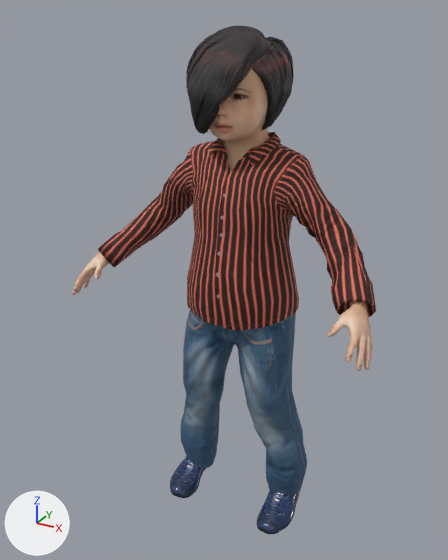
Before and after pictures for a commit that changed the glTF model models/makehuman/Biped/p08.glb.
Before and after are seen from a camera (50 mm lens) standing at (0.473, -0.944, 0.937) and looking at (-0.021, -0.047, 0.488). Arrows for +X, +Y and +Z are at lower left; the lights stay in place. The picture after the commit comes second.

Objects in the first picture: 'p08.bob01', 'p08.body', 'p08.male_casualsuit03', 'p08.shoes06'.
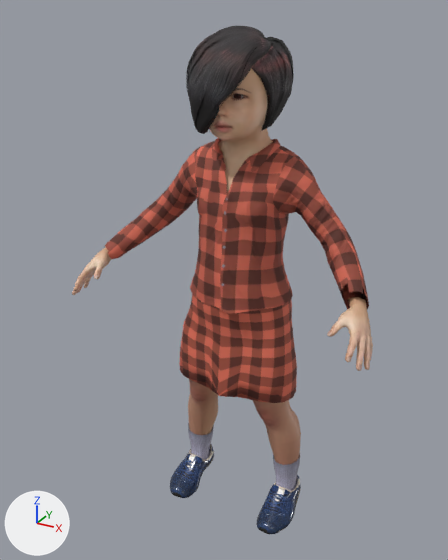
What differs and where, as boxes (x1, y1, x2, y2) in the pictures (448 x 560 px):
```json
{"object": "p08.male_casualsuit03", "change": "deleted", "before": [98, 132, 376, 495]}
{"object": "p08.female_elegantsuit01", "change": "added", "after": [105, 138, 369, 403], "on screen": "red"}
```

Edits to the scene script, one JSON object a line:
```json
{"op": "add", "block": "img_female_elegantsuit01_normal", "code": ["img_female_elegantsuit01_normal = load_image('female_elegantsuit01_normal', '_unpacked/female_elegantsuit01_normal', 1024, 1024, 'Non-Color')"]}
{"op": "add", "block": "img_female_elegantsuit01_diffuse_png_p08", "code": ["img_female_elegantsuit01_diffuse_png_p08 = load_image('female_elegantsuit01_diffuse.png-p08', '_unpacked/female_elegantsuit01_diffuse.png-p08', 1024, 1024, 'sRGB')"]}
{"op": "add", "block": "mat_p08_female_elegantsuit01", "code": ["mat_p08_female_elegantsuit01 = bpy.data.materials.new('p08.female_elegantsuit01')", "# uses the picture img_female_elegantsuit01_diffuse_png_p08", "# uses the picture img_female_elegantsuit01_normal"]}
{"op": "add", "block": "me_female_elegantsuit01", "code": ["me_female_elegantsuit01 = bpy.data.meshes.new('female_elegantsuit01')", "me_female_elegantsuit01.from_pydata(...)  # 1096 vertices, 2023 faces; spans x -0.257..0.254, y -0.112..0.071, z 0.279..0.738", "me_female_elegantsuit01.materials.append(mat_p08_female_elegantsuit01)"]}
{"op": "remove", "block": "ob_p08_male_casualsuit03", "code": ["ob_p08_male_casualsuit03 = bpy.data.objects.new('p08.male_casualsuit03', me_male_casualsuit03)", "ob_p08_male_casualsuit03.location = (0.0, 0.0, 0.0)"]}
{"op": "add", "block": "ob_p08_female_elegantsuit01", "code": ["ob_p08_female_elegantsuit01 = bpy.data.objects.new('p08.female_elegantsuit01', me_female_elegantsuit01)", "ob_p08_female_elegantsuit01.location = (0.0, 0.0, 0.0)"]}
```
